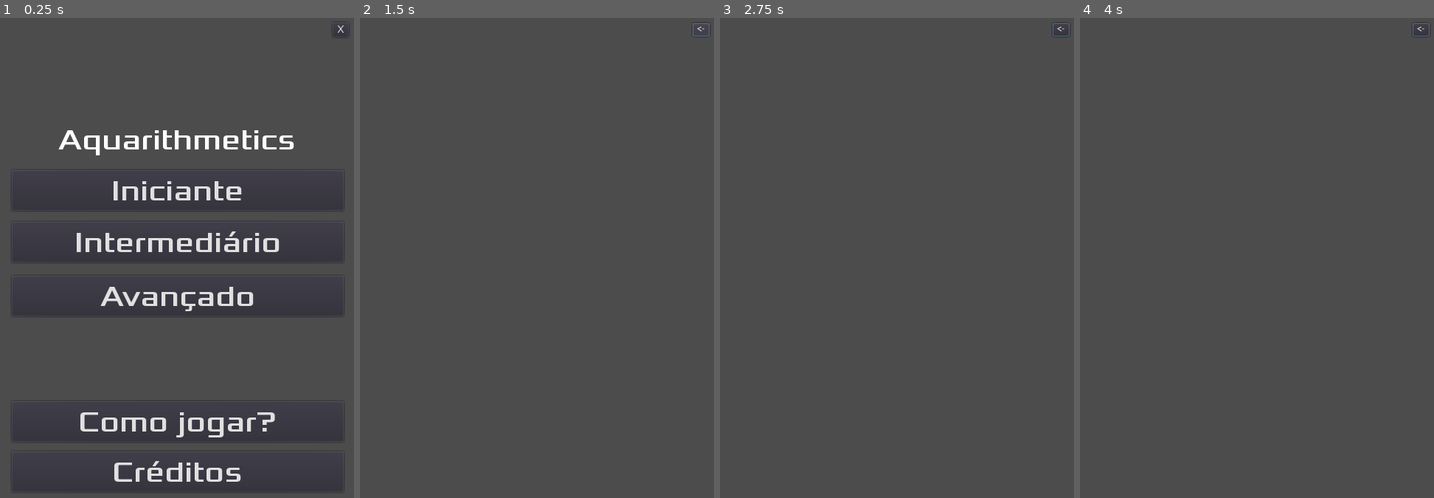
Above: before the commit, frames 1-4 (left to right).
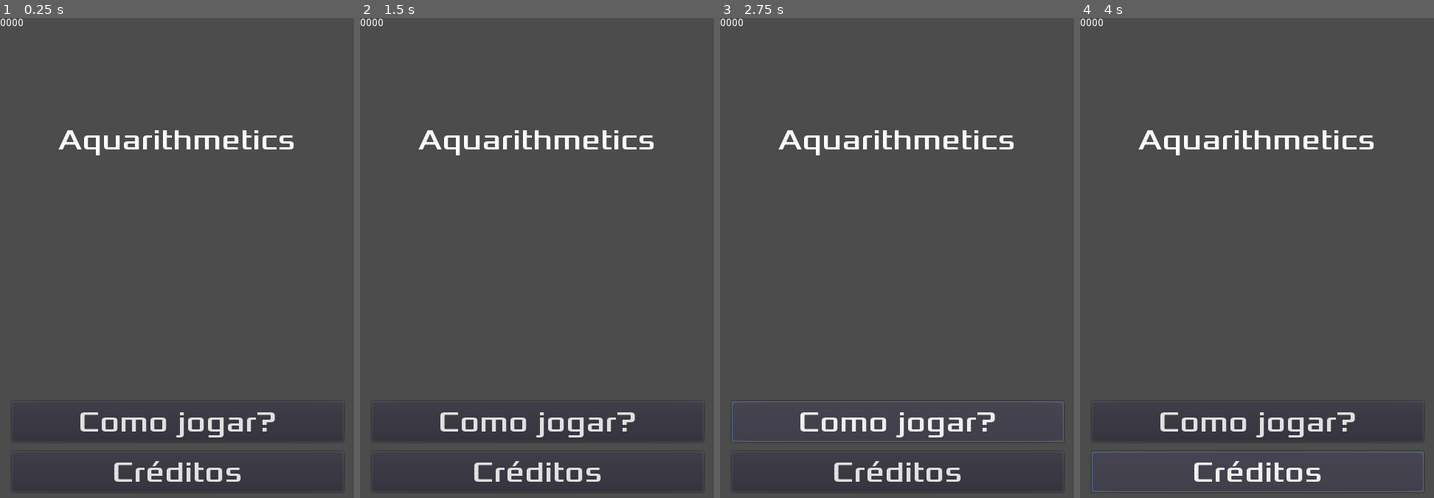
Above: after the commit, the same moments.

Repository: leandroruisjbv/aquarithmetics
Game: Godot game, scene res://cenas/GameOver.tscn
Same seed, same stepped clock (60 frames per second), same inputs: the game is played once before the commit and once after it. This scene is started directly instead of the project's main scene.
Inputs (mouse positions are in pixels of both pictures, inside the frame that each line leads up to):
- Up to frame 1 (0.25 s): no input
- Up to frame 2 (1.5 s): click (537, 190) at 0.5 s, where only the run before the commit has a clickable "Iniciante"; click (699, 27) at 1.25 s, where only the run before the commit has a clickable "<-"
- Up to frame 3 (2.75 s): click (897, 421) at 2 s, where only the run after the commit has a clickable "Como jogar?"
- Up to frame 4 (4 s): click (1257, 421) at 2.75 s, where only the run after the commit has a clickable "Como jogar?"; click (1257, 474) at 3.5 s, where only the run after the commit has a clickable "Créditos"

The runs differ from the first frame. In frame 1, 2.5% of the frame differs, in the area x 0-98%, y 0-62%; in frame 2, 2.8%; in frame 3, 3.1%, in the area x 0-99%, y 0-99%; in frame 4, 3.0%.
Error after the commit: Attempt to call function 'hide' in base 'null instance' on a null instance. (res://scripts/HUD.gd:16)

Commit message:
Update GameOver.tscn

Diff:
--- a/cenas/GameOver.tscn
+++ b/cenas/GameOver.tscn
@@ -1,16 +1,11 @@
-[gd_scene load_steps=6 format=2]
+[gd_scene load_steps=4 format=2]
 
 [ext_resource path="res://assets/Xolonium-Regular.ttf" type="DynamicFontData" id=1]
 [ext_resource path="res://scripts/HUD.gd" type="Script" id=2]
-[ext_resource path="res://assets/SuperMario256.ttf" type="DynamicFontData" id=3]
 
 [sub_resource type="DynamicFont" id=1]
 size = 40
 font_data = ExtResource( 1 )
-
-[sub_resource type="DynamicFont" id=2]
-size = 8
-font_data = ExtResource( 3 )
 
 [node name="HUD" type="CanvasLayer"]
 script = ExtResource( 2 )
@@ -25,48 +20,6 @@
 text = "Aquarithmetics"
 align = 1
 autowrap = true
-__meta__ = {
-"_edit_use_anchors_": false
-}
-
-[node name="Easy" type="Button" parent="."]
-anchor_top = 0.5
-anchor_right = 1.0
-anchor_bottom = 0.5
-margin_left = 16.0
-margin_top = -153.939
-margin_right = -14.0
-margin_bottom = -98.939
-custom_fonts/font = SubResource( 1 )
-text = "Iniciante"
-__meta__ = {
-"_edit_use_anchors_": false
-}
-
-[node name="Medium" type="Button" parent="."]
-anchor_top = 0.5
-anchor_right = 1.0
-anchor_bottom = 0.5
-margin_left = 16.0
-margin_top = -84.5
-margin_right = -14.0
-margin_bottom = -29.5
-custom_fonts/font = SubResource( 1 )
-text = "Intermediário"
-__meta__ = {
-"_edit_use_anchors_": false
-}
-
-[node name="Hard" type="Button" parent="."]
-anchor_top = 0.5
-anchor_right = 1.0
-anchor_bottom = 0.5
-margin_left = 16.0
-margin_top = -11.2759
-margin_right = -14.0
-margin_bottom = 43.7241
-custom_fonts/font = SubResource( 1 )
-text = "Avançado"
 __meta__ = {
 "_edit_use_anchors_": false
 }
@@ -99,44 +52,15 @@
 "_edit_use_anchors_": false
 }
 
-[node name="QuitGame" type="Button" parent="."]
-anchor_left = 1.0
-anchor_right = 1.0
-margin_left = -29.0
-margin_top = 7.0
-margin_right = -6.0
-margin_bottom = 25.0
-size_flags_horizontal = 4
-size_flags_vertical = 0
-custom_fonts/font = SubResource( 2 )
-custom_colors/font_color_disabled = Color( 1, 1, 1, 1 )
-custom_colors/font_color = Color( 1, 1, 1, 1 )
-text = "<-"
+[node name="MessageTimer" type="Timer" parent="."]
+wait_time = 2.0
+
+[node name="Label" type="Label" parent="."]
+margin_right = 40.0
+margin_bottom = 14.0
+text = "0000"
 __meta__ = {
 "_edit_use_anchors_": false
 }
-
-[node name="CloseApp" type="Button" parent="."]
-anchor_left = 1.0
-anchor_right = 1.0
-margin_left = -29.0
-margin_top = 6.0
-margin_right = -7.0
-margin_bottom = 26.0
-size_flags_horizontal = 4
-size_flags_vertical = 0
-text = "X"
-__meta__ = {
-"_edit_use_anchors_": false
-}
-
-[node name="MessageTimer" type="Timer" parent="."]
-wait_time = 2.0
-[connection signal="pressed" from="Easy" to="." method="_on_Easy_pressed"]
-[connection signal="pressed" from="Medium" to="." method="_on_Medium_pressed"]
-[connection signal="pressed" from="Hard" to="." method="_on_Hard_pressed"]
 [connection signal="pressed" from="About" to="." method="_on_About_pressed"]
 [connection signal="pressed" from="Instructions" to="." method="_on_Instructions_pressed"]
-[connection signal="pressed" from="QuitGame" to="." method="_on_QuitGame_pressed"]
-[connection signal="pressed" from="CloseApp" to="." method="_on_CloseApp_pressed"]
-[connection signal="pressed" from="CloseApp" to="." method="_on_QuitGame_pressed"]
